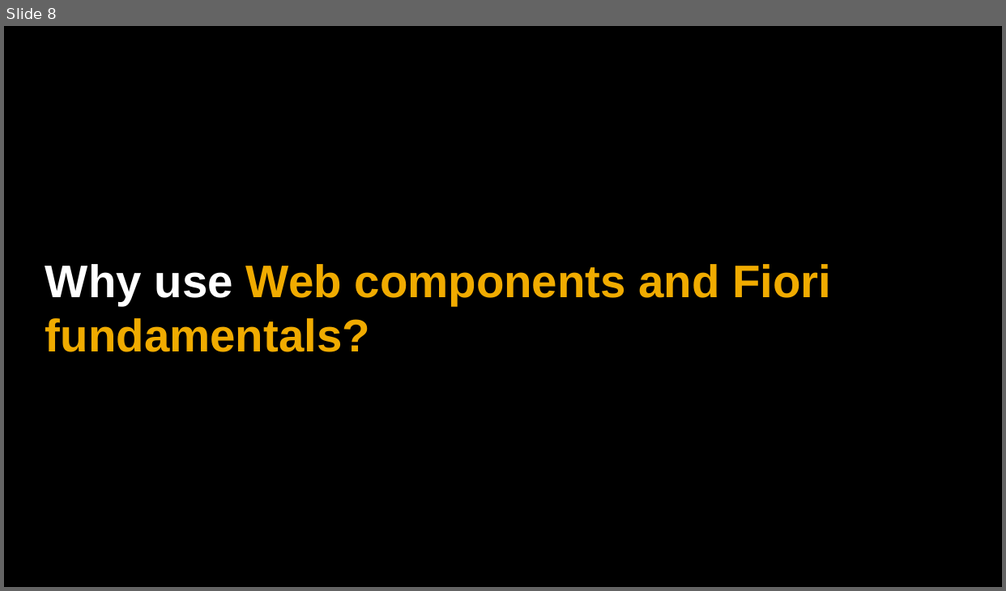
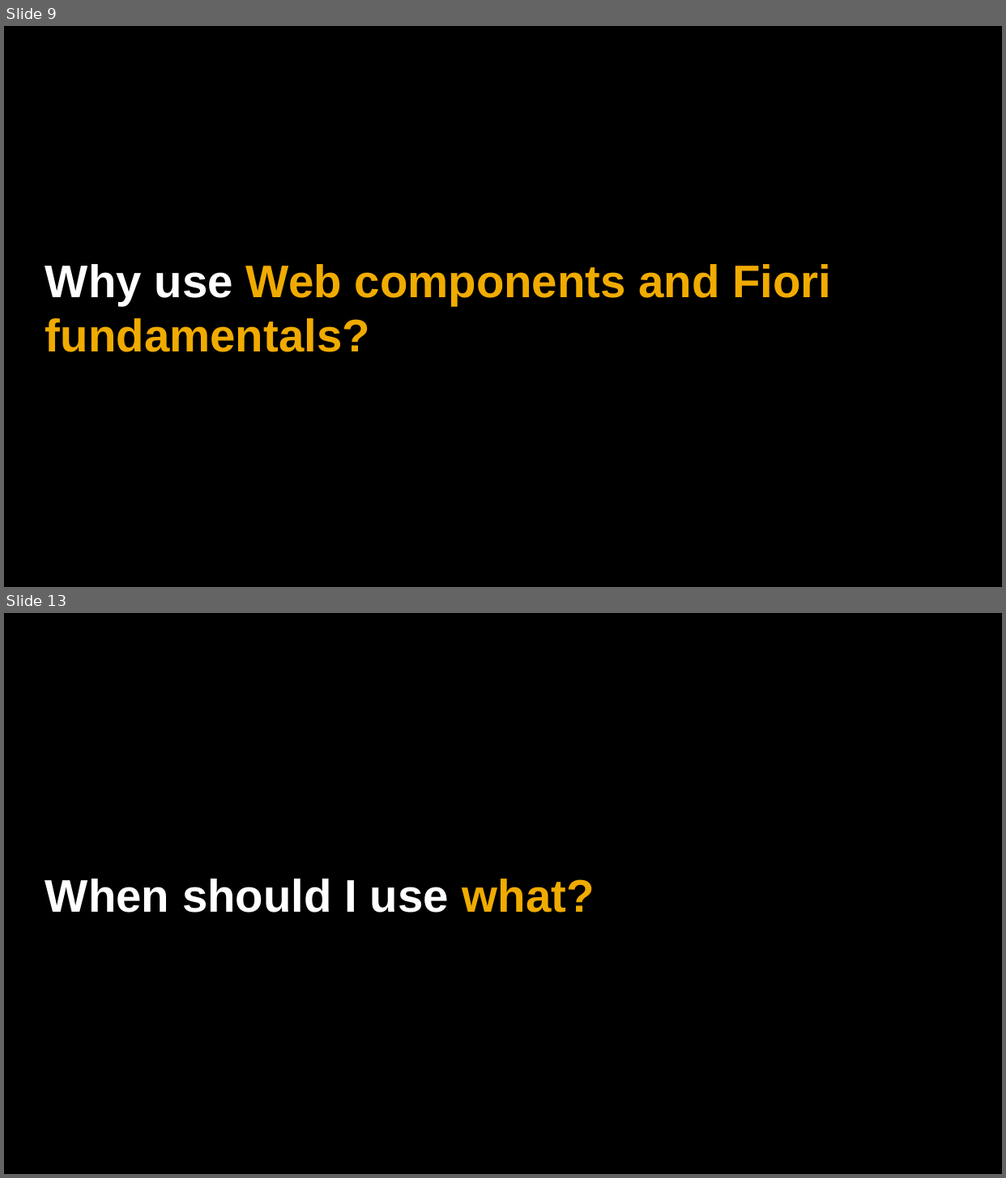
Before and after one commit to rishabh62/UI5con, a slide deck: UI5con.pptx. Shown one above the other, each under a label of ours: slide 8 before the commit, slides 9 and 13 after it; the slides between them are not shown. The pictures are 1006x591 and 1006x1178 pixels, drawn with LibreOffice and Linux fonts; fonts in the diff are those of the drawing. Boxes give left, top, right and bottom in pixels: in the first picture for what was removed or moved away, otherwise in the second. Text is boxed around its words. In the diff, an @@ line names an element or a change of style, - is before the commit and + after.

```diff
--- a/UI5con.pptx
+++ b/UI5con.pptx
@@ slide 13 added at bbox=[4, 613, 1002, 1174], background #000000 @@
@@ title added at bbox=[45, 879, 594, 913], 44 pt, text #FFFFFF, bold @@
+When should I use what?
@@ what was slide 8 is now slide 9 @@
```
Also in this commit, not shown: 9 slides changed, 3 other slides added, 4 slides removed.
